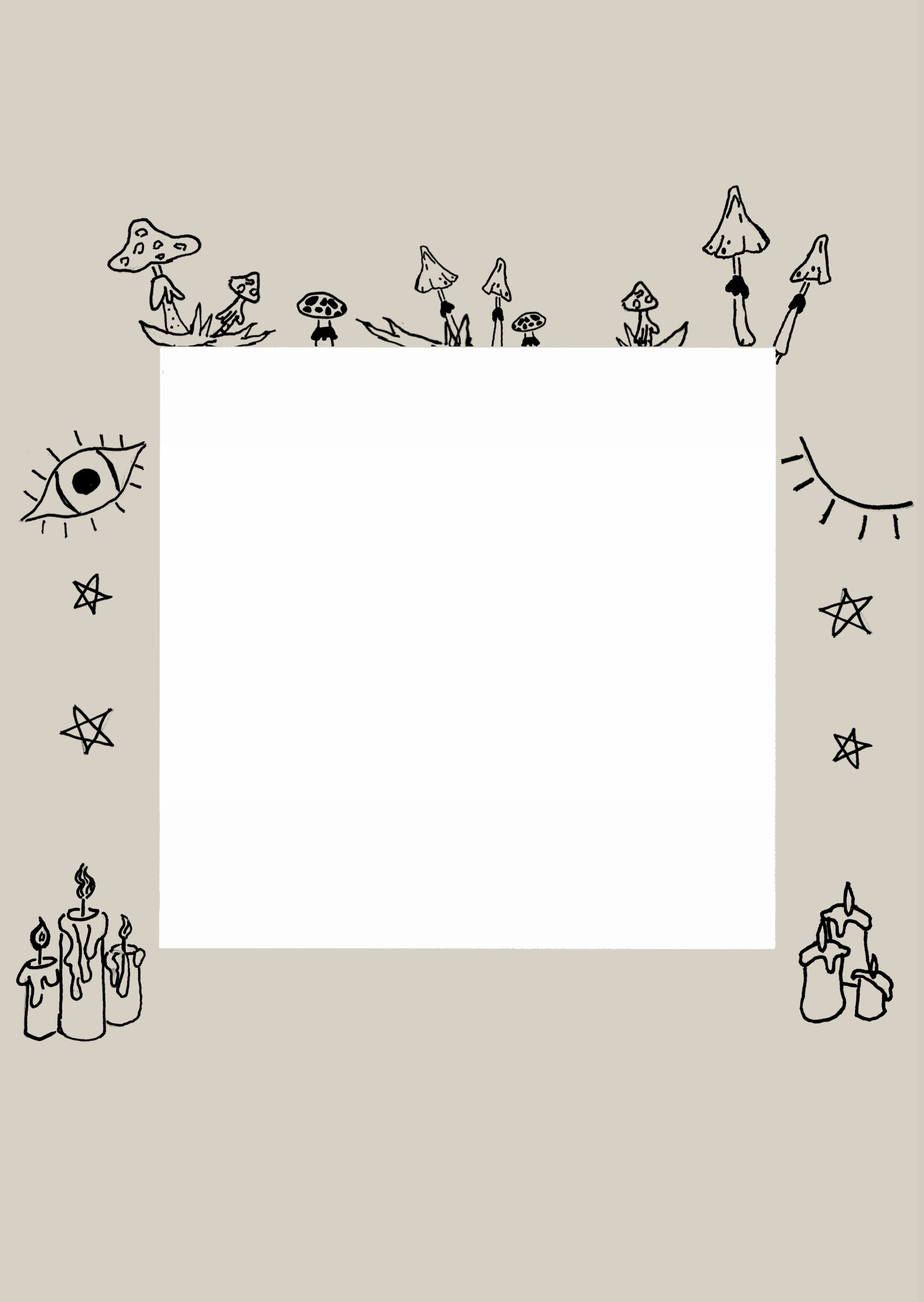
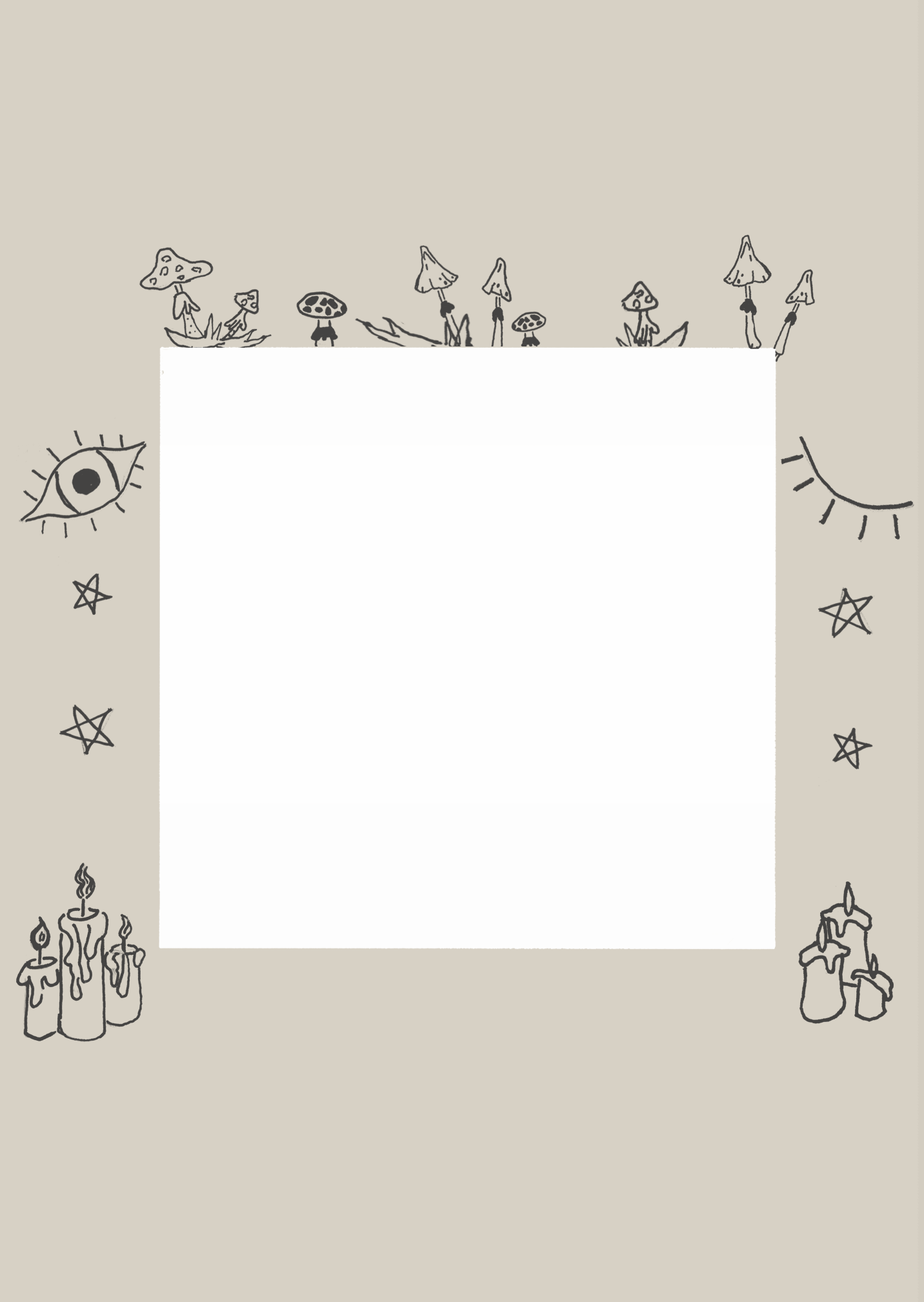
Comparing the layer stacks of the two (924, 1302) images. Changes:
renamed "stars" to "Layer 2", moved it above "stars", painted on it over [16, 184, 915, 1043]
removed group "candle 2" (3 layers) over [798, 881, 894, 1025]
removed layer "candle 2 lines" (1st of 2, in "candle 2") from group "candle 2" over [798, 917, 852, 1025]
removed layer "candle 2 lines" (2nd of 2, in "candle 2") from group "candle 2" over [820, 881, 873, 988]
removed layer "candle 1 lines" from group "candle 2" over [850, 953, 894, 1023]
removed layer "candles" over [16, 862, 146, 1043]
removed layer "eye-closed" over [780, 436, 915, 543]
removed layer "eye-curvy" over [18, 417, 148, 539]
removed layer "Layer 4" over [106, 184, 832, 366]
painted on "stars" over [16, 234, 915, 1043]
